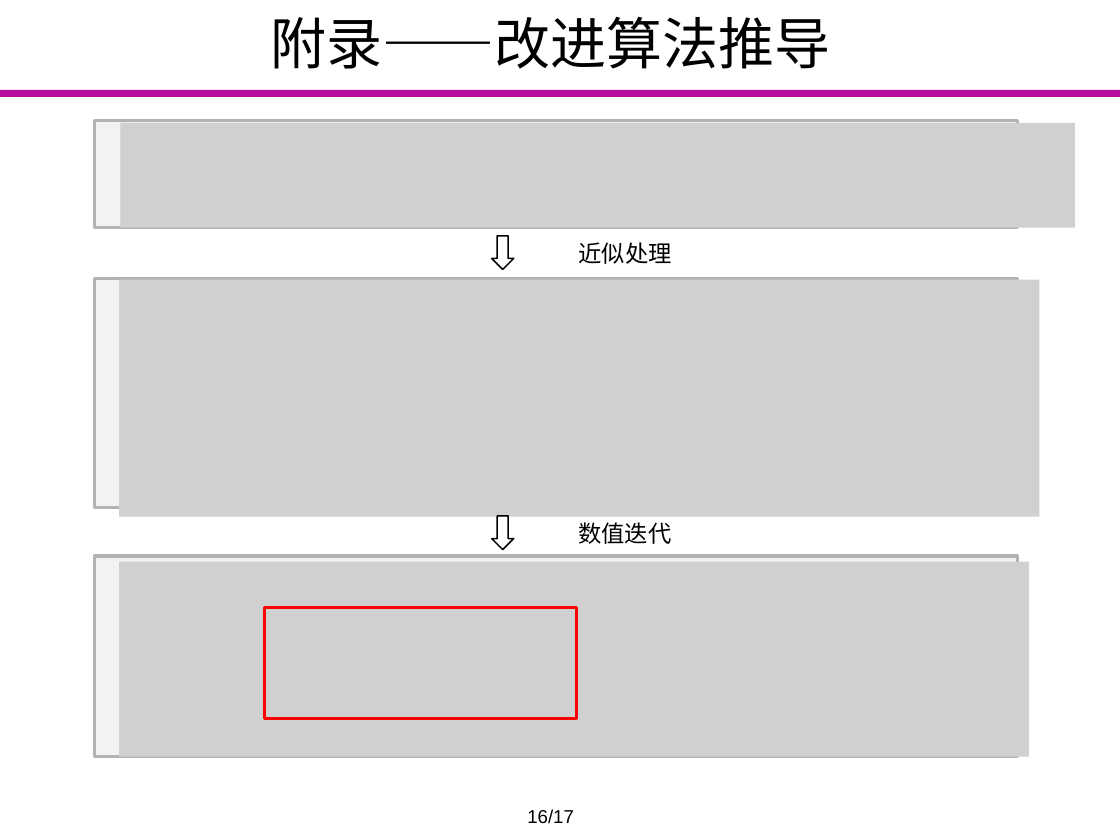
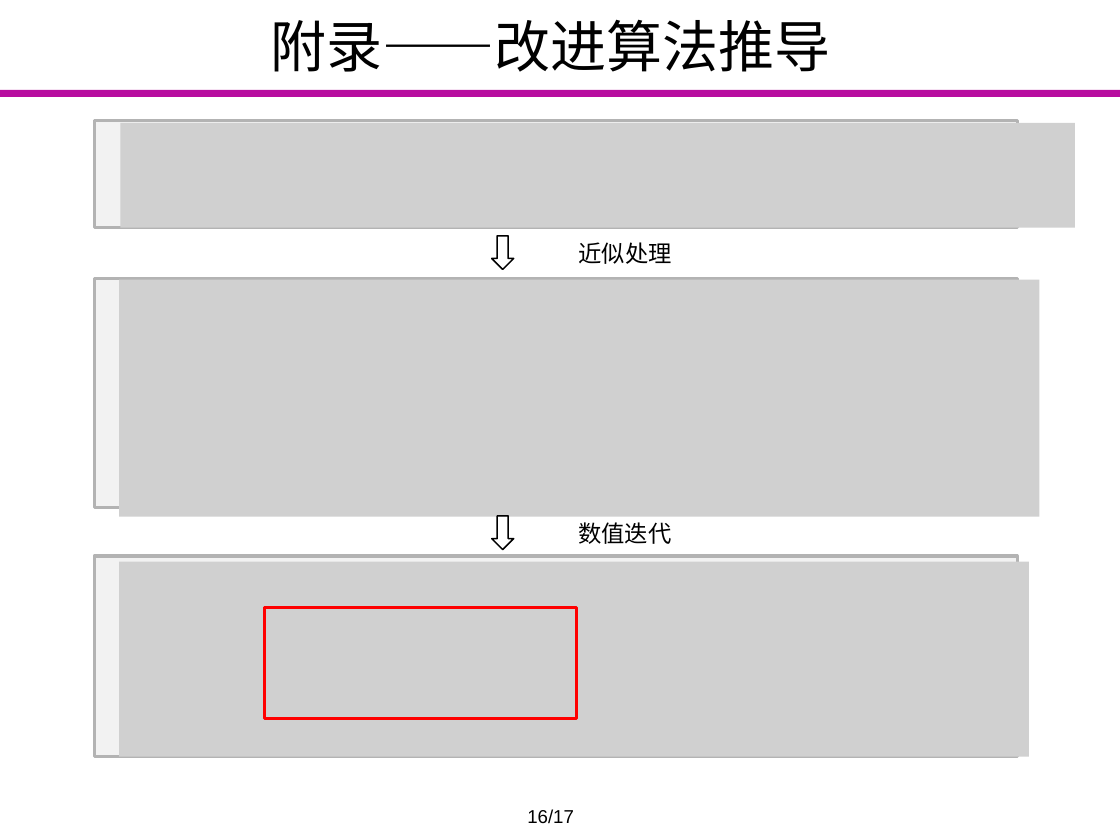
Before and after one commit to Markov2016/lunwen, a slide deck: slide 16 of dabian/杨一雄_毕业设计答辩_v2.0.pptx. Drawn at 1120x840 pixels with LibreOffice and Linux fonts; fonts in the diff are those of the drawing; grey boxes stand for pictures; background and template pictures are left out. Boxes give left, top, right and bottom in pixels: in the first picture for what was removed or moved away, otherwise in the second. Text is boxed around its words. In the diff, an @@ line names an element or a change of style, - is before the commit and + after.

```diff
--- a/dabian/杨一雄_毕业设计答辩_v2.0.pptx
+++ b/dabian/杨一雄_毕业设计答辩_v2.0.pptx
@@ title "附录——改进算法推导" at (x1=271, y1=19, x2=831, y2=72): font Courier New to Noto Sans CJK SC @@
```
Also in this commit, not shown: 10 other slides changed, 1 other file.
